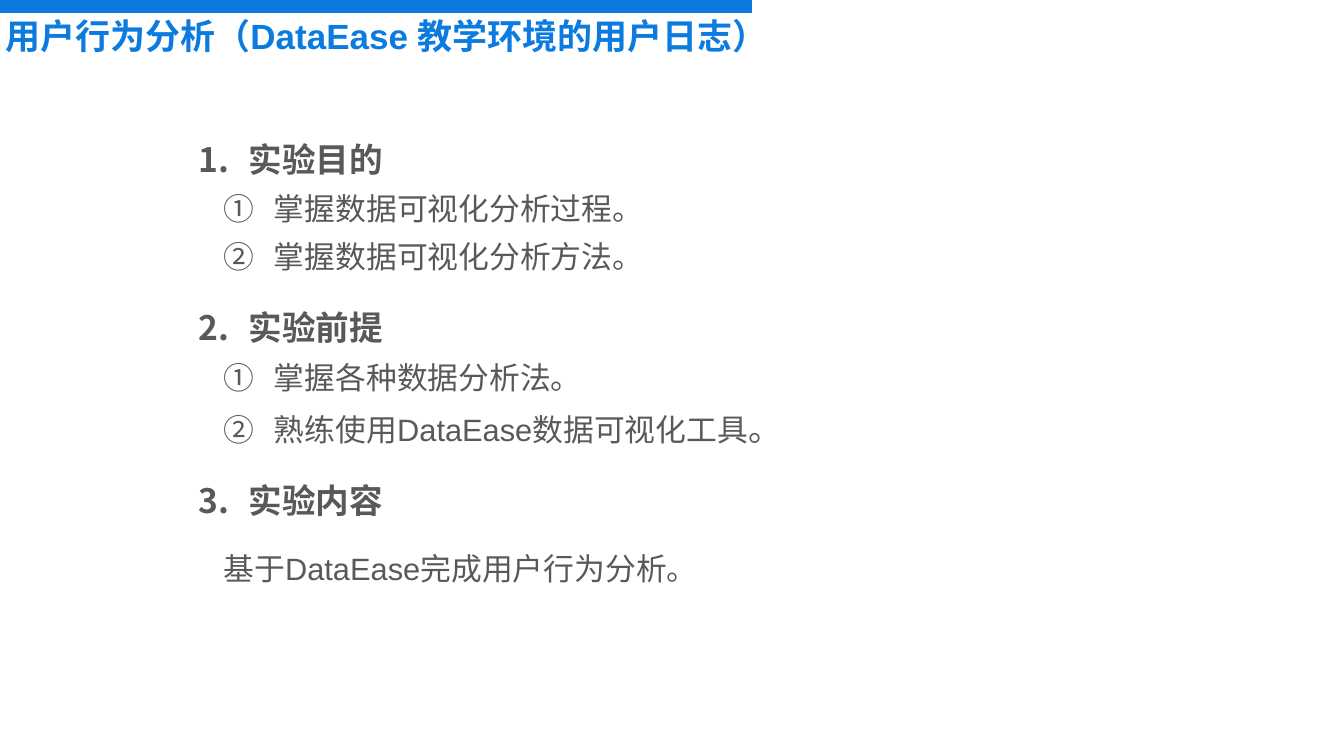
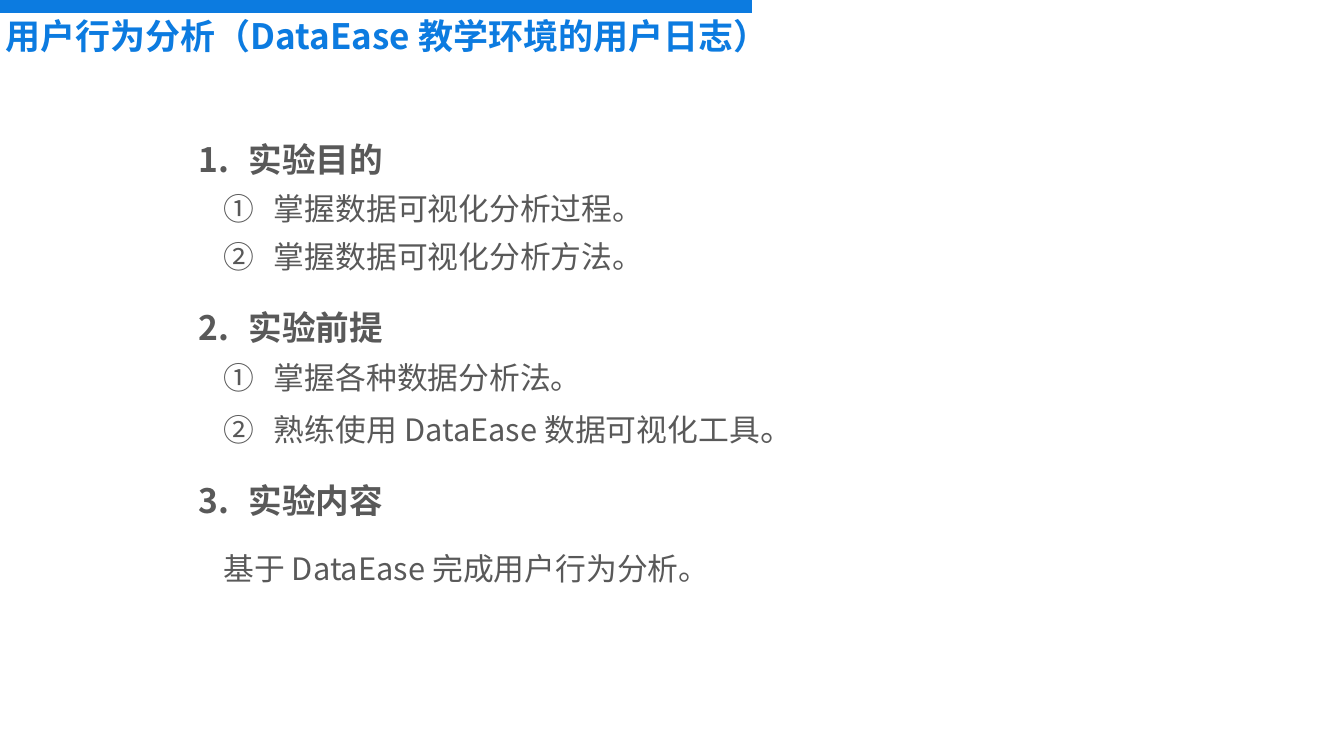
Before and after one commit to fit2cloud-edu/DataEase, a slide deck: slide 2 of 03_教学PPT/06 实战案例学习-用户行为分析.pptx. Drawn at 1344x756 pixels with LibreOffice and Linux fonts; fonts in the diff are those of the drawing; background and template pictures are left out. Boxes give left, top, right and bottom in pixels: in the first picture for what was removed or moved away, otherwise in the second. Text is boxed around its words. In the diff, an @@ line names an element or a change of style, - is before the commit and + after.

Commit message:
feat：升级高校教学材料到DataEase-V2版本

```diff
--- a/03_教学PPT/06 实战案例学习-用户行为分析.pptx
+++ b/03_教学PPT/06 实战案例学习-用户行为分析.pptx
@@ text "用户行为分析（DataEase 教学环境的用户日志）" at [5,19,768,53]: font Arial to Noto Sans CJK JP @@
@@ text at [249,143,644,516]: font Arial to Noto Sans CJK JP in "实验目的", "掌握数据可视化分析过程。", "掌握数据可视化分析方法。", "实验前提" and 2 more places @@
@@ text at [274,415,794,444]: text changed; font Arial to Noto Sans CJK JP @@
-  2. 熟练使用DataEase数据可视化工具。
+  2. 熟练使用 DataEase 数据可视化工具。
@@ text at [223,554,709,583]: text changed; font Arial to Noto Sans CJK JP @@
-  基于DataEase完成用户行为分析。
+  基于 DataEase 完成用户行为分析。
```
Also in this commit, not shown: 6 other slides changed, 15 other files.
